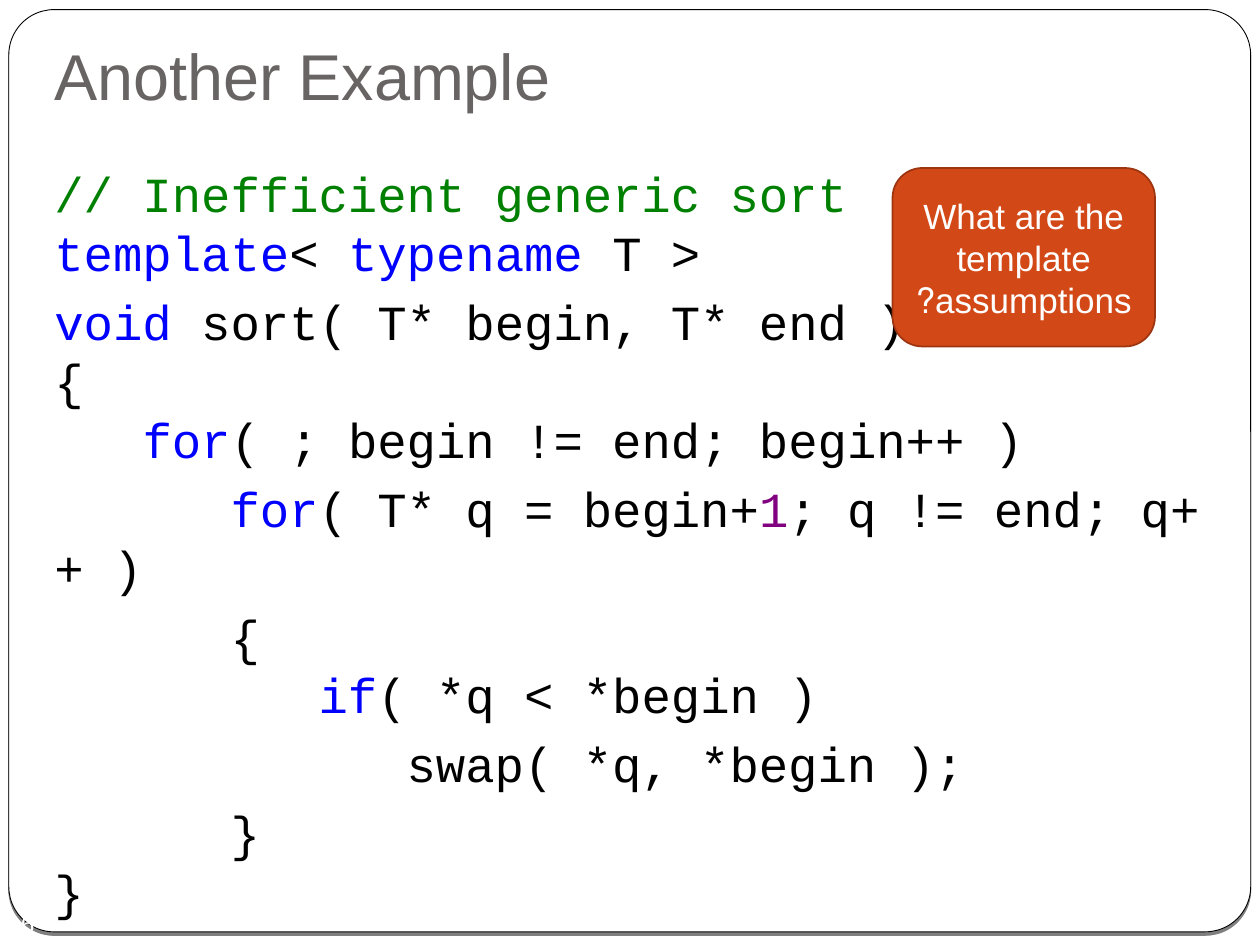
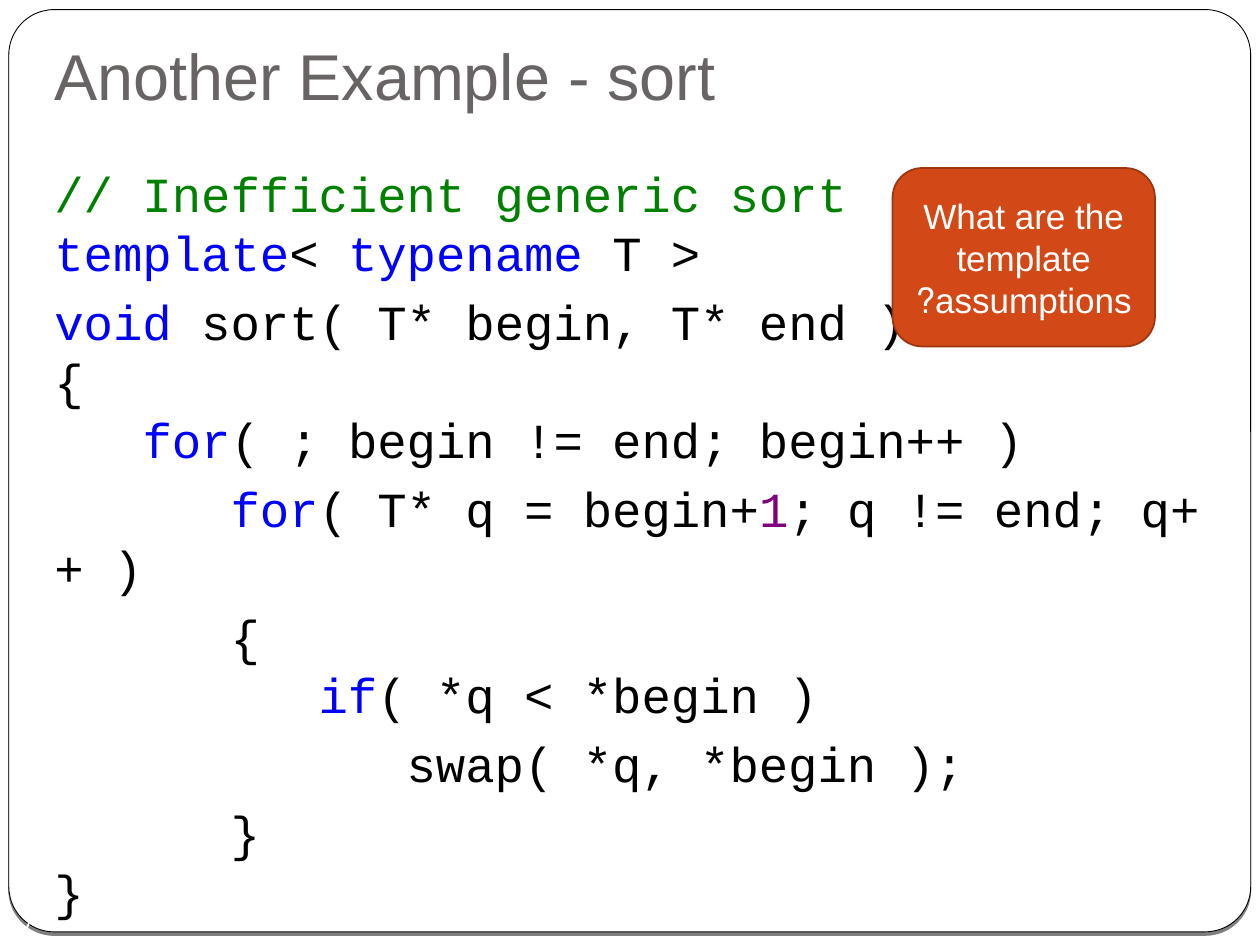
Before and after one commit to cpp-at-ariel/cpp-5778, a slide deck: slide 17 of week08-templates/slides.odp (slide 16 before the commit). Drawn at 1260x945 pixels with LibreOffice and Linux fonts; fonts in the diff are those of the drawing. Boxes give left, top, right and bottom in pixels: in the first picture for what was removed or moved away, otherwise in the second. Text is boxed around its words. In the diff, an @@ line names an element or a change of style, - is before the commit and + after.

```diff
--- a/week08-templates/slides.odp
+++ b/week08-templates/slides.odp
@@ title at [54, 53, 715, 112]: text changed @@
-Another Example
+Another Example - sort
@@ page number at [7, 914, 34, 931]: text changed @@
-16
+17
```
Also in this commit, not shown: 3 other slides changed, 7 slides added, 1 slide removed.
